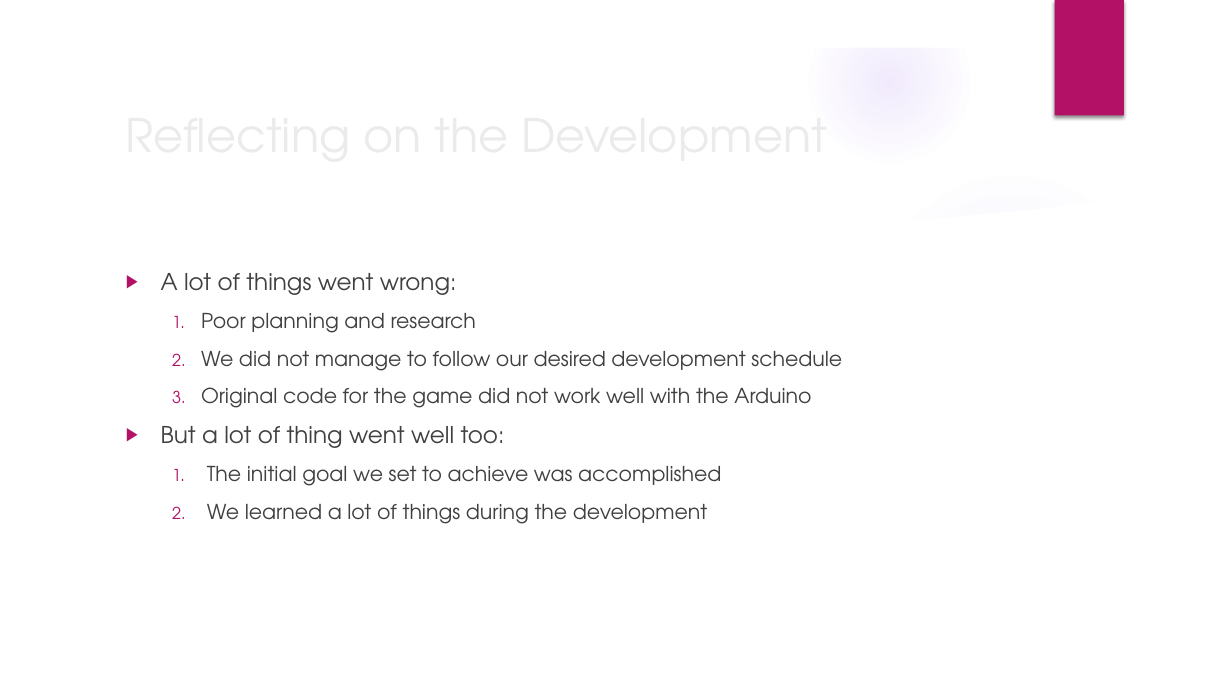
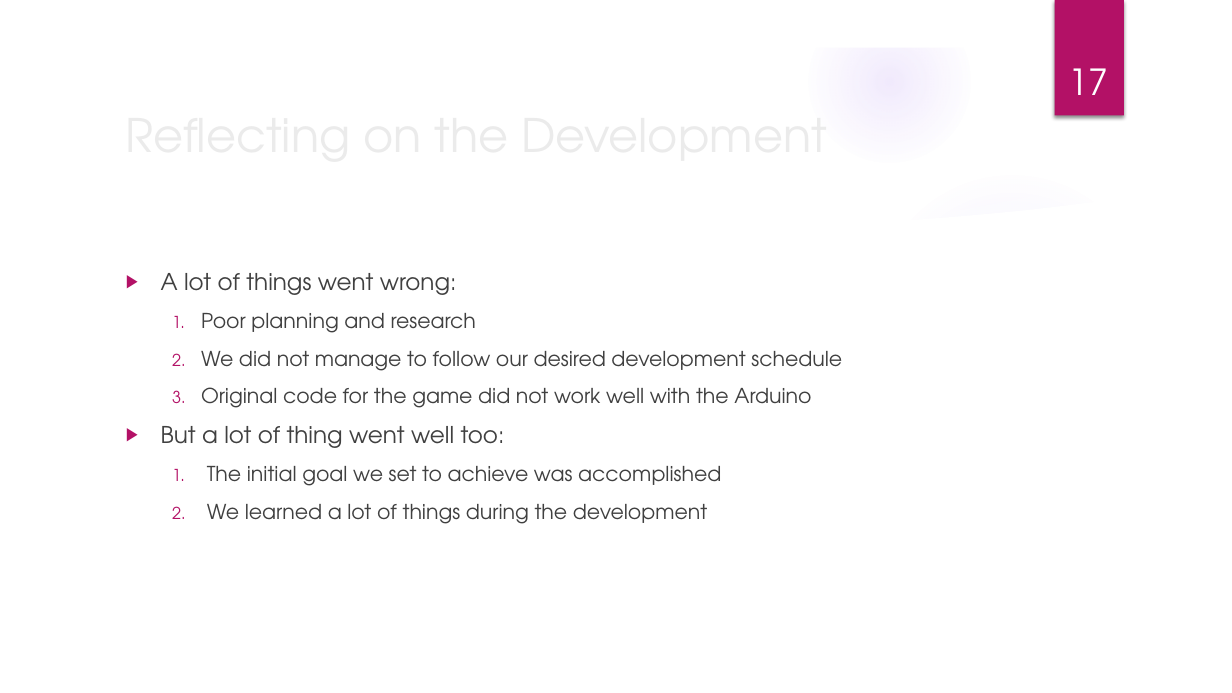
Before and after one commit to Tiim/4winns, a slide deck: slide 17 of CAOS Match4 Presentation.pptx. Drawn at 1232x693 pixels with LibreOffice and Linux fonts; fonts in the diff are those of the drawing; background and template pictures are left out. Boxes give left, top, right and bottom in pixels: in the first picture for what was removed or moved away, otherwise in the second. Text is boxed around its words. In the diff, an @@ line names an element or a change of style, - is before the commit and + after.

```diff
--- a/CAOS Match4 Presentation.pptx
+++ b/CAOS Match4 Presentation.pptx
@@ page number added at (x1=1069, y1=68, x2=1109, y2=95), 28 pt, text #FFFFFF @@
+17
```
Also in this commit, not shown: 18 other slides changed.
